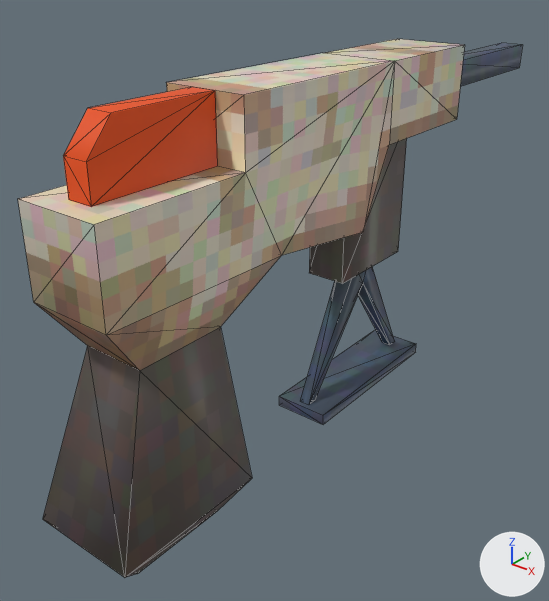
What one commit did to the glTF model weapons/wep_pistol.glb.
Both versions are drawn from a 50 mm camera at (0.138, -0.115, 0.159) aimed at (-0.014, 0.075, 0.042). Every picture has the same lights, and +X, +Y and +Z are marked at lower right. Mesh edges are drawn as thin lines. Where no turn or scale is listed for an object, it has been applied to the vertices. Vertices at the same position are counted once.

In view in the first picture: 'Light'.
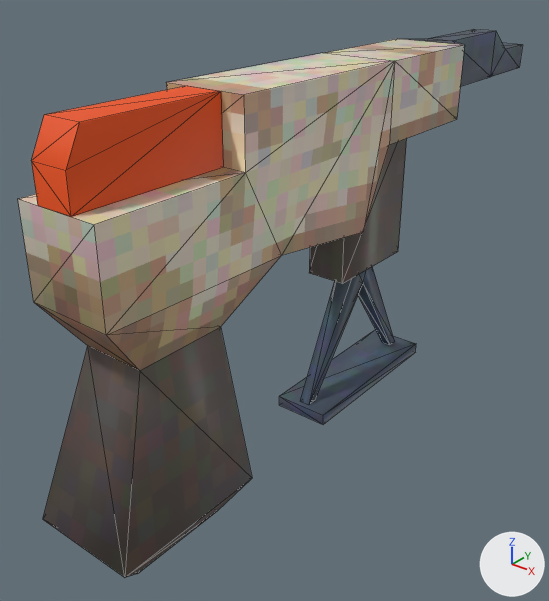
The edits, one by one:
me_cube is used by ob_light; location (0.0, 0.0, 0.1232).
me_cube had 80 vertices, 134 faces and spanned x -0.017..0.017, y -0.025..0.223, z -0.123..0.0.
me_cube now has 86 vertices, 146 faces and spans x -0.017..0.017, y -0.025..0.223, z -0.123..0.0.
me_cube part 1: the loose piece of 10 vertices spanning x -0.004..0.004, y -0.013..0.029, z -0.02..0.0 is rebuilt with 10 vertices and now spans x -0.006..0.006, y -0.02..0.029, z -0.02..0.0.
Part 2, on me_cube:
2 vertices are removed from x -0.004..0.006, y 0.154, z -0.008.
13 faces are deleted.
8 vertices are added at x -0.004..0.006, y 0.154..0.205, z -0.018..0.0.
25 new faces join them, mat_texpistol.

Pixel boxes (x1, y1, x2, y2) of what changed, in the pictures (549 x 601 px):
'Light', reshaped: before (18, 39, 522, 578); after (18, 29, 522, 578)
part 1 of me_cube, rebuilt (24% wider, 9% taller): before (63, 87, 218, 207); after (32, 86, 224, 217)
part 2 of me_cube, built on: before (460, 43, 522, 87); after (405, 29, 522, 87)
